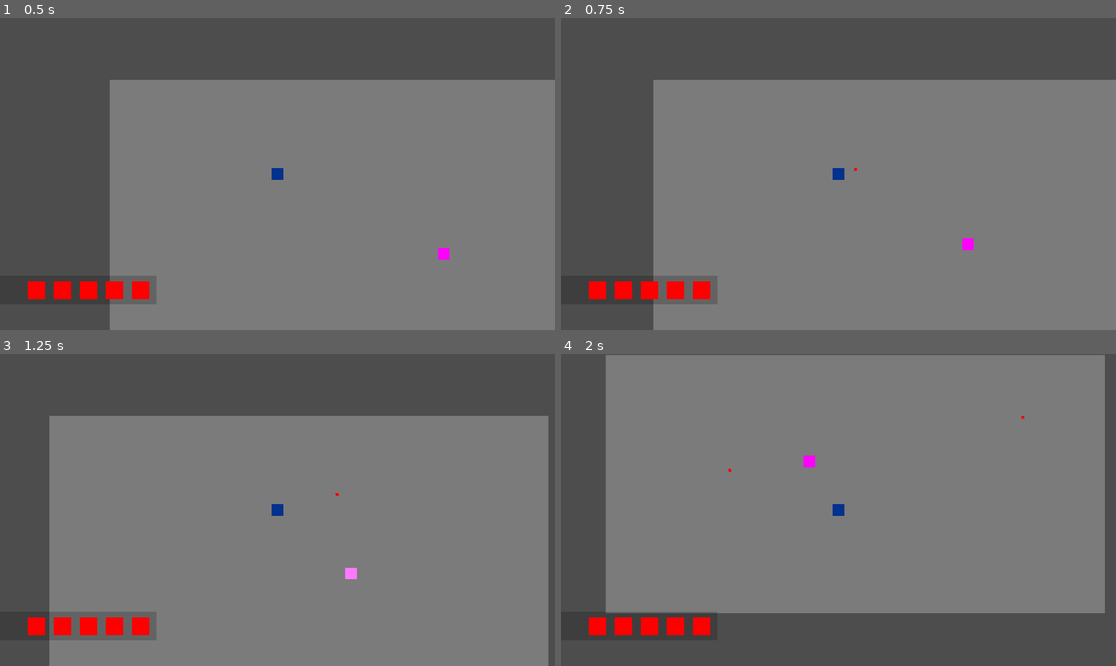
Above: before the commit, frames 1-4 (two rows, left to right).
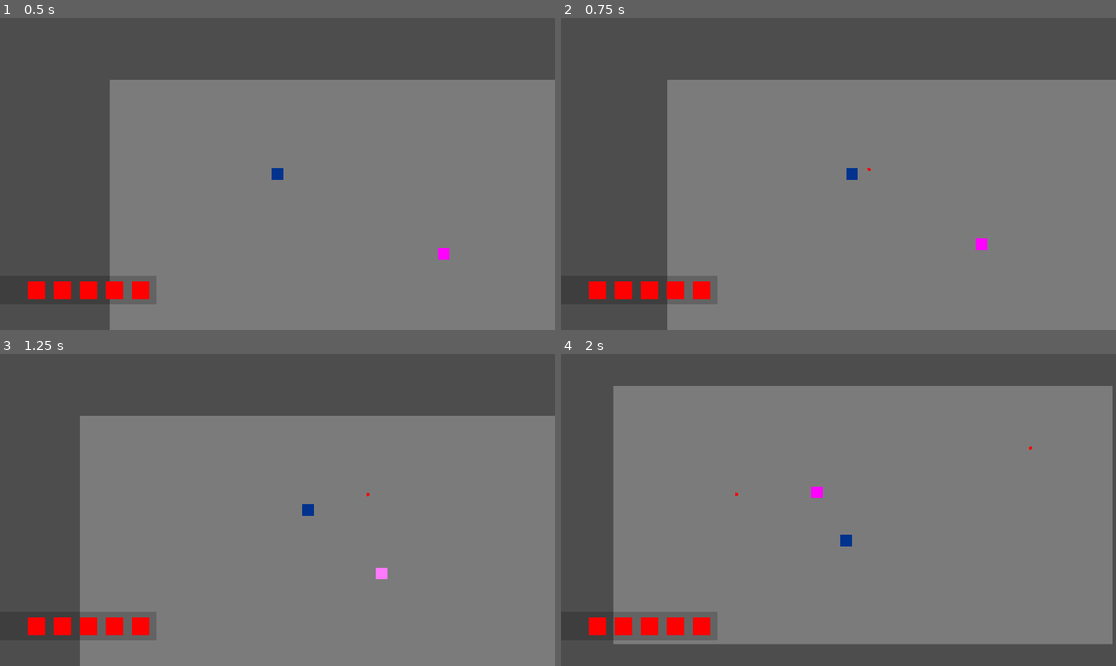
Above: after the commit, the same moments.

Repository: Lukko-Digital/WellesleyGameJam2024
Game: Godot game, scene res://src/main.tscn
Same seed, same stepped clock (60 frames per second), same inputs: the game is played once before the commit and once after it.
Inputs (mouse positions are in pixels of both pictures, inside the frame that each line leads up to):
- Up to frame 1 (0.5 s): no input
- Up to frame 2 (0.75 s): move the mouse to (960, 158) at 0.52 s; press the mouse at (960, 158) at 0.53 s; hold D (right) from 0.53 s (still down)
- Up to frame 3 (1.25 s): keep holding D (right)
- Up to frame 4 (2 s): move the mouse to (727, 525) at 1.27 s; release D (right) at 1.28 s; release the mouse at (727, 525) at 1.28 s; hold S (down) from 1.28 s (still down); click (727, 525) at 1.35 s

Frame 1 is identical in both runs. In frame 2, 2.3% of the frame differs, in the area x 16-77%, y 19-100%; in frame 3, 5.5%; in frame 4, 19%, in the area x 8-100%, y 0-94%.

Commit message:
add game camera global with camera shake

Diff:
--- a/project.godot
+++ b/project.godot
@@ -14,6 +14,10 @@
 run/main_scene="res://src/main.tscn"
 config/features=PackedStringArray("4.1", "Forward Plus")
 config/icon="res://icon.svg"
+
+[autoload]
+
+Global="*res://src/autoload/global.gd"
 
 [display]
 
--- /dev/null
+++ b/src/autoload/global.gd
@@ -0,0 +1,3 @@
+extends Node
+
+var camera: GameCamera
--- /dev/null
+++ b/src/display/game_camera.gd
@@ -0,0 +1,26 @@
+extends Camera2D
+class_name GameCamera
+
+var shake_amount
+
+@onready var timer: Timer = $ShakeTimer
+var default_offset: Vector2 = offset
+
+func _ready():
+	Global.camera = self
+
+
+func _process(_delta):
+	offset = default_offset
+	handle_shake()
+
+
+func handle_shake():
+	if not timer.is_stopped():
+		var shake_offset = Vector2(randf_range(-1, 1) * shake_amount, randf_range(-1, 1) * shake_amount)
+		offset += shake_offset
+
+
+func shake(duration: float, amount: float):
+	timer.start(duration)
+	shake_amount = amount
--- /dev/null
+++ b/src/display/game_camera.tscn
@@ -0,0 +1,11 @@
+[gd_scene load_steps=2 format=3 uid="uid://d2sv6qqgckxxa"]
+
+[ext_resource type="Script" path="res://src/display/game_camera.gd" id="1_smsu0"]
+
+[node name="game_camera" type="Camera2D"]
+position_smoothing_enabled = true
+position_smoothing_speed = 2.0
+script = ExtResource("1_smsu0")
+
+[node name="ShakeTimer" type="Timer" parent="."]
+one_shot = true
--- a/src/main.tscn
+++ b/src/main.tscn
@@ -1,7 +1,8 @@
-[gd_scene load_steps=4 format=3 uid="uid://h4opngj3ywq"]
+[gd_scene load_steps=5 format=3 uid="uid://h4opngj3ywq"]
 
 [ext_resource type="PackedScene" uid="uid://tu268rhi3o1q" path="res://src/player/player.tscn" id="1_thqqx"]
 [ext_resource type="PackedScene" uid="uid://gkgcqo2tgi64" path="res://src/enemies/dasher.tscn" id="2_71rgm"]
+[ext_resource type="PackedScene" path="res://src/display/game_camera.tscn" id="2_wd61b"]
 
 [sub_resource type="NavigationPolygon" id="NavigationPolygon_fbgpi"]
 vertices = PackedVector2Array(1726, 3, 1720, 885, 0, 887, 6, 3)
@@ -24,7 +25,7 @@
 
 [node name="player" parent="." instance=ExtResource("1_thqqx")]
 
-[node name="Camera2D" type="Camera2D" parent="player"]
+[node name="game_camera" parent="player" instance=ExtResource("2_wd61b")]
 
 [node name="dasher" parent="." instance=ExtResource("2_71rgm")]
 position = Vector2(706, 339)
--- a/src/player/player.gd
+++ b/src/player/player.gd
@@ -61,7 +61,7 @@
 	health -= damage
 	if health <= 0: die()
 
-#	Global.camera.shake(0.2, 5)
+	Global.camera.shake(0.2, 5)
 	var tween = create_tween()
 	$ui/ScreenColor.color = Color(Color.RED, 0.3)
 	tween.tween_property($ui/ScreenColor, "color", Color.TRANSPARENT, 0.3)
